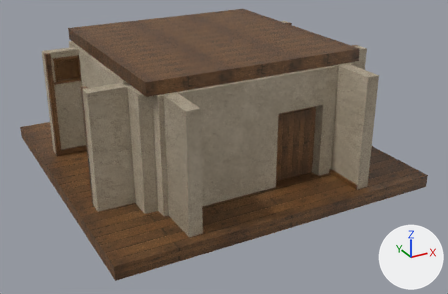
A saved change to the FBX model Assets/Models/Walls/Bedroom_Base_Z.fbx.
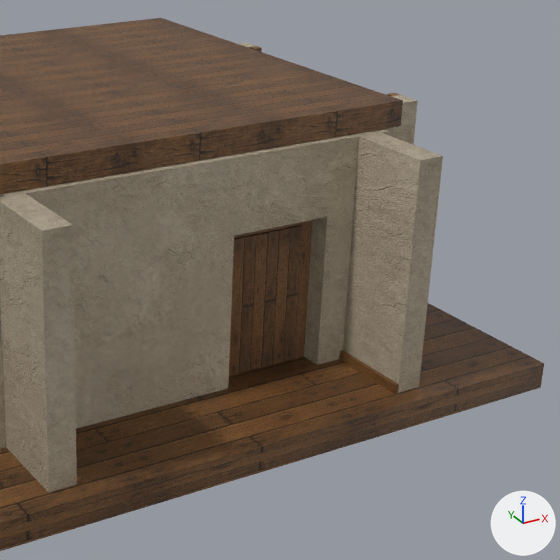
Old and new are each drawn whole from a 50 mm camera at (-7.83, -15.36, 7.62) aimed at (0.21, -0.73, 0.3) and again close up on the part from 37% to 97% of the width and 0% to 92% of the height. Every picture has the same lights, and +X, +Y and +Z are marked at lower right. The older version's two pictures come first. Where no turn or scale is listed for an object, it has been applied to the vertices. Vertices at exactly the same position are counted once.

In view in the first close-up: 'Bedroom_Base_Z'.
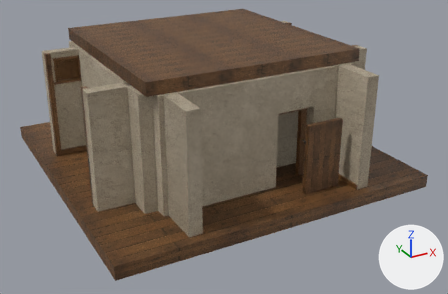
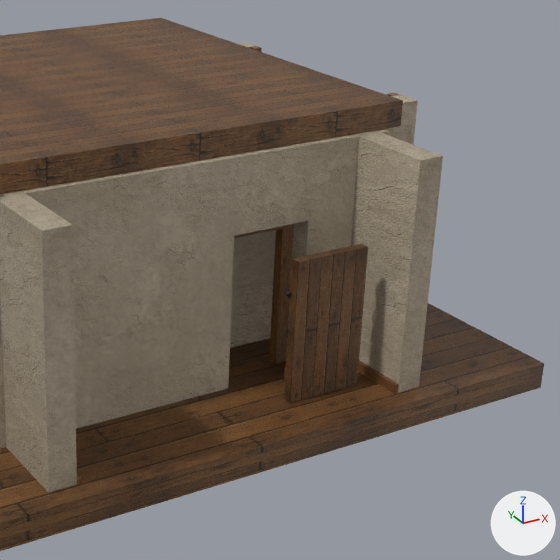
What differs and where, as boxes [x1, y1, x2, y2] in the close-ups (560 x 560 px; the box of a moved part takes in the faces that stretch with it):
part 1 of me_bedroom_base_z_003, moved or reshaped: before [229, 225, 302, 376]; after [284, 244, 368, 403]
part 2 of me_bedroom_base_z_003, moved or reshaped (not visible before): after [289, 273, 291, 288]
part 3 of me_bedroom_base_z_003, moved or reshaped (not visible before): after [284, 367, 286, 382]
part 4 of me_bedroom_base_z_003, moved or reshaped: before [26, 131, 390, 365]; after [26, 131, 390, 364]
part 5 of me_bedroom_base_z_003, moved or reshaped (not visible before): after [284, 290, 291, 299]

What the commit changed:
me_bedroom_base_z_003 has 1781 vertices, 1559 faces and spans x -4.54..4.54, y -4.54..4.54, z -0.36..3.42.
me_bedroom_base_z_003 is used by ob_bedroom_base_z; location (0.0, 0.0, 0.0).
me_bedroom_base_z_003 part 1: the loose piece of 8 vertices spanning x 0.64..1.69, y -2.84..-2.72, z 0.01..1.9 is moved by (0.27, -1.0, 0.0).
me_bedroom_base_z_003 part 2: the loose piece of 16 vertices spanning x 0.65..1.69, y -2.72..-2.68, z 1.37..1.7 is moved by (0.27, -1.0, 0.0).
me_bedroom_base_z_003 part 3: the loose piece of 16 vertices spanning x 0.65..1.69, y -2.72..-2.68, z 0.23..0.56 is moved by (0.27, -1.0, 0.0).
me_bedroom_base_z_003 part 4: all 6 vertices in x 1.7..1.87, y -3.12..-2.68, z 1.91..2.08 are moved by (-0.29, 0.0, 0.0).
me_bedroom_base_z_003 part 5: 400 of the vertices in x 0.58..1.75, y -2.75..-2.59, z 1.03..1.5 are moved by (0.27, -1.0, 0.0).
